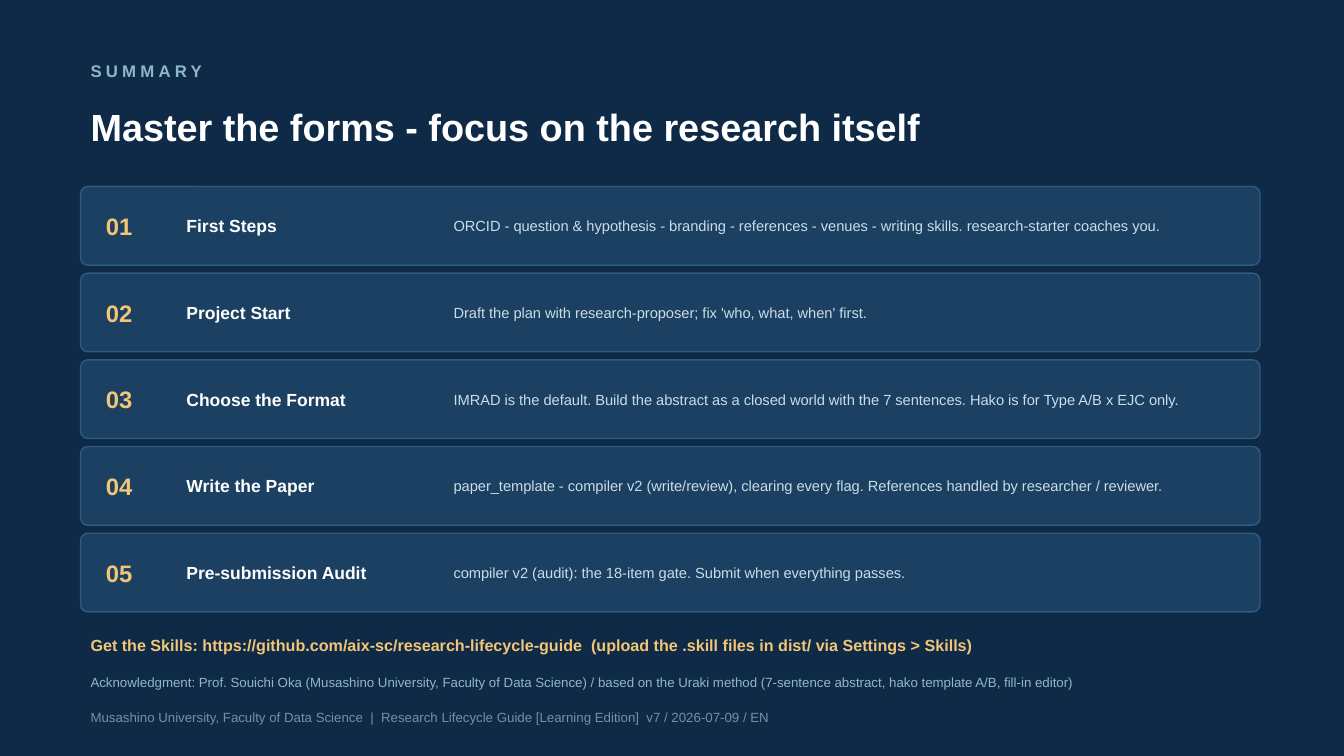
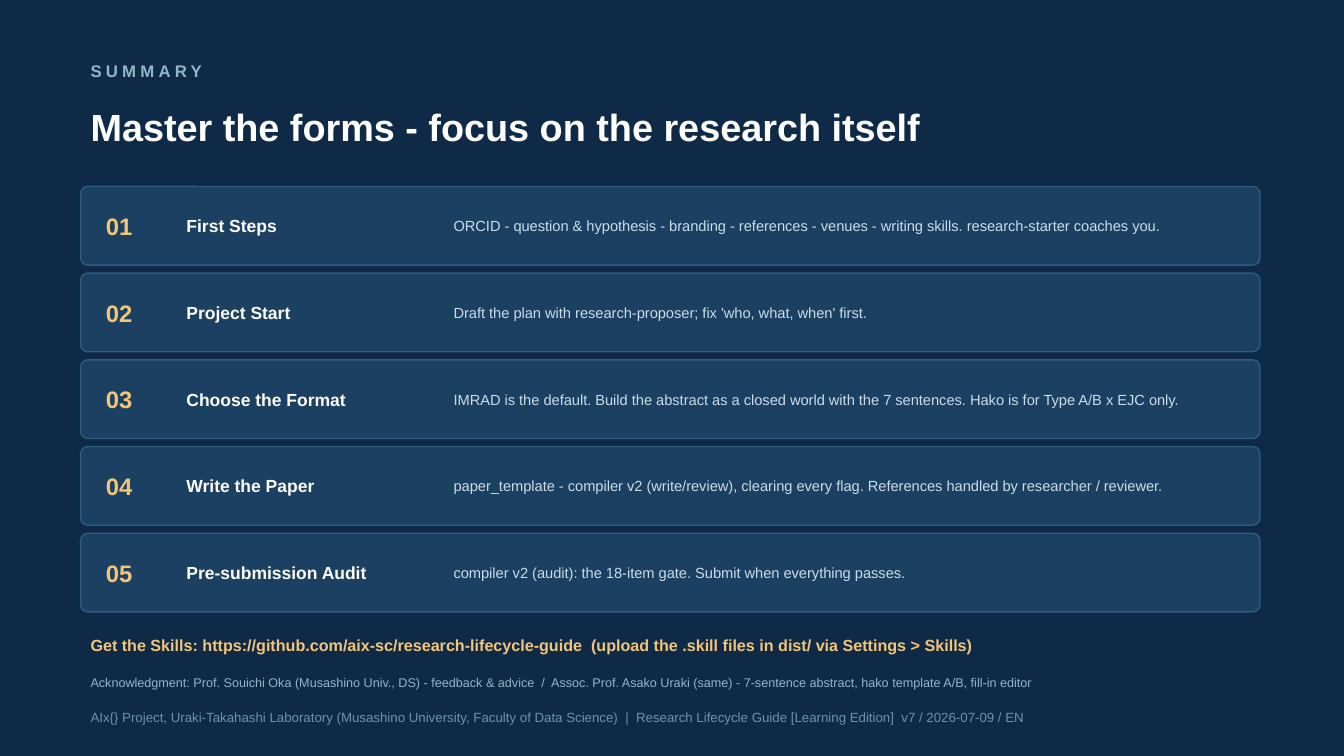
Before and after one commit to aix-sc/research-lifecycle-guide, a slide deck: slide 43 of docs/20260709_Research_Lifecycle_Guide_v7_EN.pptx. Drawn at 1344x756 pixels with LibreOffice and Linux fonts; fonts in the diff are those of the drawing. Boxes give left, top, right and bottom in pixels: in the first picture for what was removed or moved away, otherwise in the second. Text is boxed around its words. In the diff, an @@ line names an element or a change of style, - is before the commit and + after.

Commit message:
decks: update cover header to 'AIx{} Project / Uraki-Takahashi Laboratory'

```diff
--- a/docs/20260709_Research_Lifecycle_Guide_v7_EN.pptx
+++ b/docs/20260709_Research_Lifecycle_Guide_v7_EN.pptx
@@ text at <box>91,678,1032,690</box>: text changed; size 9.5 to 9 pt @@
-Acknowledgment: Prof. Souichi Oka (Musashino University, Faculty of Data Science) / based on the Uraki method (7-sentence abstract, hako template A/B, fill-in editor)
+Acknowledgment: Prof. Souichi Oka (Musashino Univ., DS) - feedback & advice / Assoc. Prof. Asako Uraki (same) - 7-sentence abstract, hako template A/B, fill-in editor
@@ text at <box>91,712,1023,725</box>: text changed @@
-Musashino University, Faculty of Data Science | Research Lifecycle Guide [Learning Edition] v7 / 2026-07-09 / EN
+AIx{} Project, Uraki-Takahashi Laboratory (Musashino University, Faculty of Data Science) | Research Lifecycle Guide [Learning Edition] v7 / 2026-07-09 / EN
```
Also in this commit, not shown: 1 other slide changed, 4 other files.
